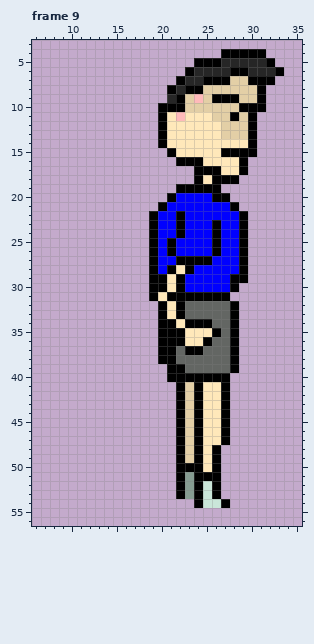
Pixel-art file, stored at characters/sprites/richard/richard-getting-up.aseprite. The picture above was drawn from the file before the commit.
48x64 pixels, 9 frames. Shown: frame 9: x 6..35, y 3..56. The old version is drawn lined up with the new one. The commit also changed other frames, which this record leaves out.
After the commit:
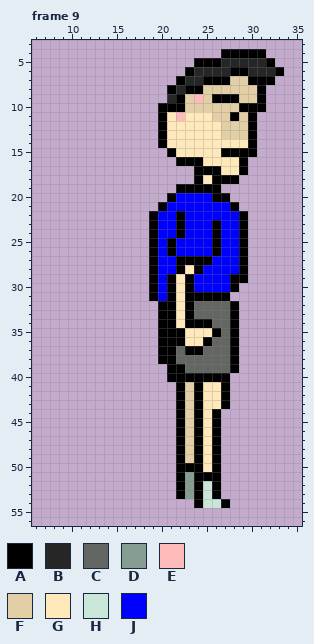
Palette (. is transparent): A #000000  B #262626  C #636663  D #869d92  E #ffbaba  F #e3cfa6  G #ffe8ba  H #cae6d9  J #0000ff
Log entry: richard idle and turnaround animation
The edit:
whole drawing moved by -4,+1 (the old picture is shown already moved)
Frame 9:
The edit turns colour C into colour A in rows 32 to 33 at x 23.
The edit turns colour G into colour A in row 28 at x 22; in rows 29 to 30 at x 21; in rows 32 to 33 at x 21; in rows 44 to 47 at x 26.
The edit turns colour J into colour A in row 28 at x 24; in rows 29 to 30 at x 23.
The edit turns colour A into colour G in row 28 at x 23; in rows 29 to 33 at x 22.
The edit turns colour A into colour J in row 28 at x 21; in rows 29 to 30 at x 20.
The edit turns colour G into colour J in row 31 at x 20.
Colour A is removed in rows 44 to 47 at x 27.
Where, in picture pixels (left, top, right, bottom), the same in both pictures:
changed: (158, 265, 203, 319)
changed: (212, 409, 230, 445)
